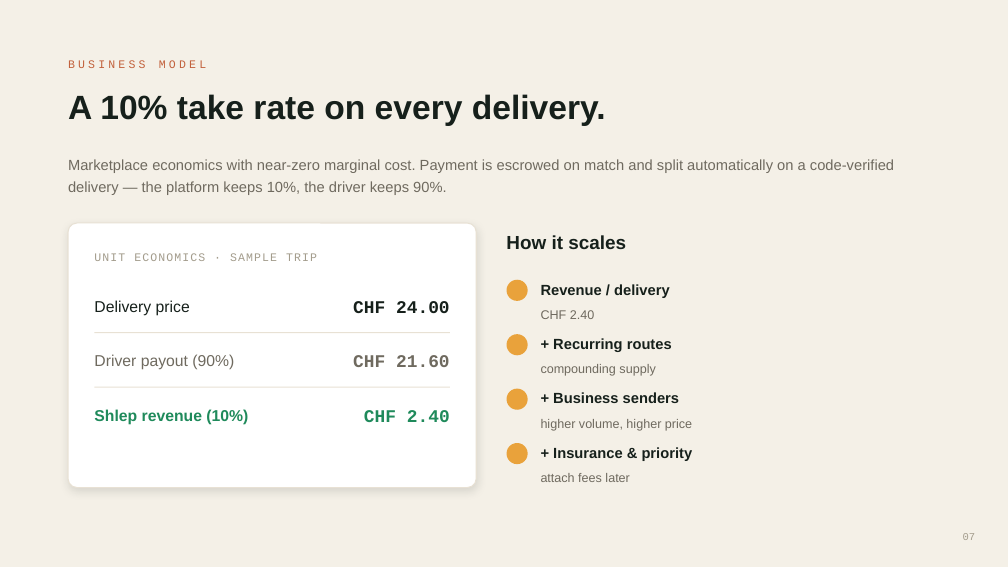
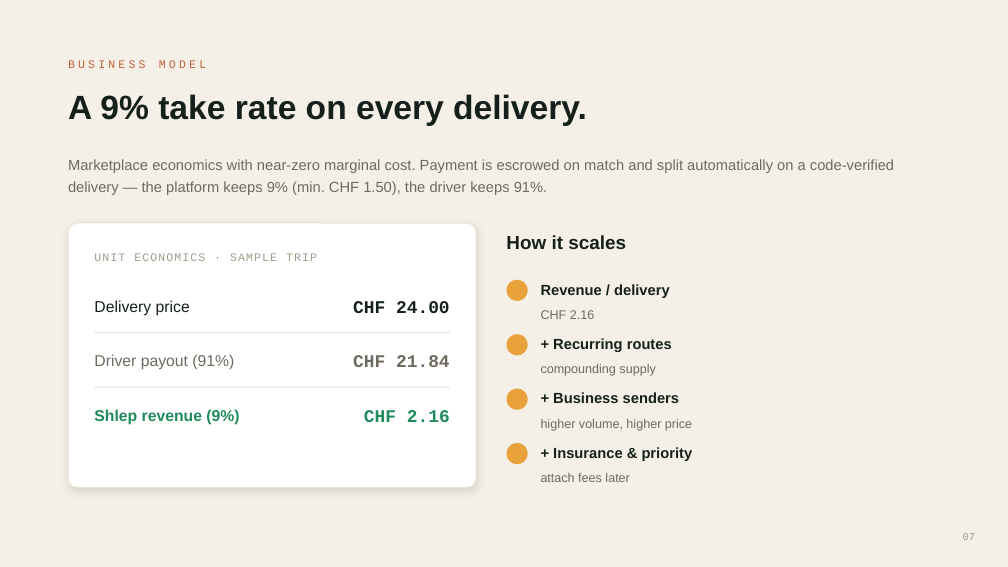
Before and after one commit to nilsweiler-ship-it/Peerdeliver, a slide deck: slide 7 of Shlep_Investor_Deck.pptx. Drawn at 1008x567 pixels with LibreOffice and Linux fonts; fonts in the diff are those of the drawing. Boxes give left, top, right and bottom in pixels: in the first picture for what was removed or moved away, otherwise in the second. Text is boxed around its words. In the diff, an @@ line names an element or a change of style, - is before the commit and + after.

Commit message:
docs: Switzerland-wide launch in investor deck + validation protocol; 9%/min-fee unit economics in deck; add TASKS.md with entity-details task

```diff
--- a/Shlep_Investor_Deck.pptx
+++ b/Shlep_Investor_Deck.pptx
@@ text at [68,94,587,126]: text changed @@
-A 10% take rate on every delivery.
+A 9% take rate on every delivery.
@@ text at [68,159,894,195]: text changed @@
-Marketplace economics with near-zero marginal cost. Payment is escrowed on match and split automatically on a code-verified delivery — the platform keeps 10%, the driver keeps 90%.
+Marketplace economics with near-zero marginal cost. Payment is escrowed on match and split automatically on a code-verified delivery — the platform keeps 9% (min. CHF 1.50), the driver keeps 91%.
@@ text at [541,310,594,319]: text changed @@
-CHF 2.40
+CHF 2.16
@@ text at [94,354,234,370]: text changed @@
-Driver payout (90%)
+Driver payout (91%)
@@ text at [353,355,450,367]: text changed @@
-CHF 21.60
+CHF 21.84
@@ text at [94,409,239,425]: text changed @@
-Shlep revenue (10%)
+Shlep revenue (9%)
@@ text at [364,410,450,422]: text changed @@
-CHF 2.40
+CHF 2.16
```
Also in this commit, not shown: 5 other slides changed, 2 other files.
